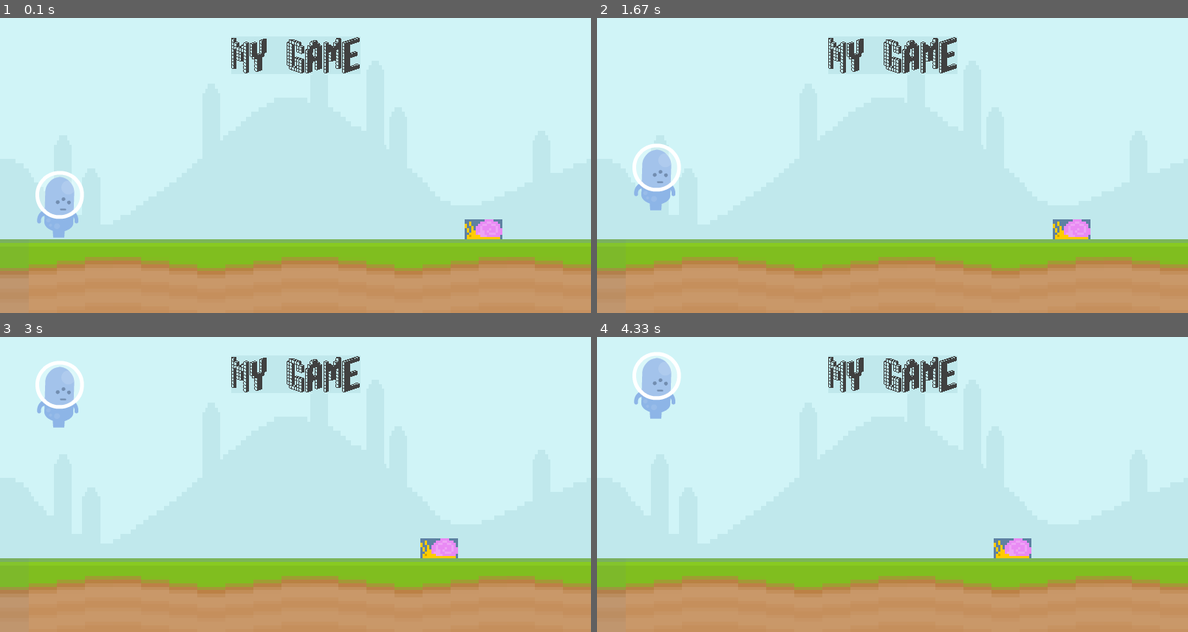
Above: before the commit, frames 1-4 (two rows, left to right).
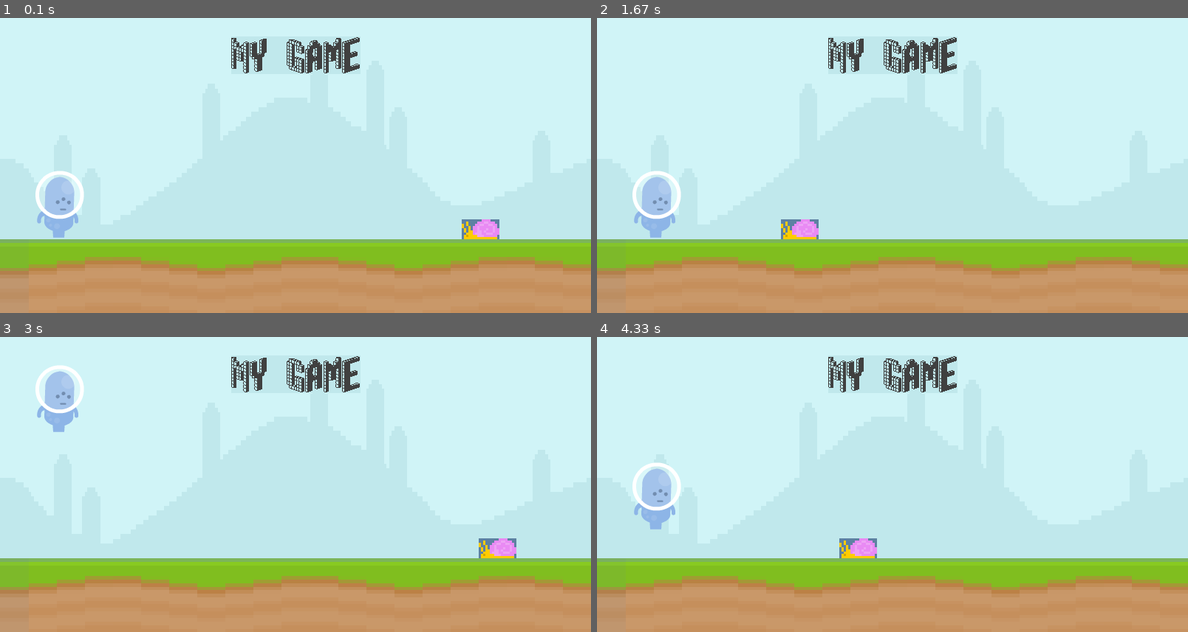
Above: after the commit, the same moments.

Repository: itsevanb/learning-pygame
Game: pygame game, started from first_game.py
Two runs of this game, one before a commit and one after it. Both use one fixed random seed, a clock stepped at 60 frames per second and the inputs below.
Inputs (mouse positions are in pixels of both pictures, inside the frame that each line leads up to):
- Up to frame 1 (0.1 s): no input
- Up to frame 2 (1.67 s): click (656, 203) at 0.38 s
- Up to frame 3 (3 s): tap Space at 1.67, 2.07, 2.37, 2.57 s
- Up to frame 4 (4.33 s): tap Space at 3.4, 3.7, 4.3 s

The runs differ from the first frame. In frame 1, 0.2% of the frame differs, in the area x 78-85%, y 68-75%; in frame 2, 2.3%; in frame 3, 1.5%; in frame 4, 3.1%, in the area x 6-74%, y 5-75%.

Commit message:
Update first_game.py
okay now a working game

Diff:
--- a/first_game.py
+++ b/first_game.py
@@ -48,34 +48,34 @@
                 game_active = True
                 snail_rect.left = 800
 
-        if game_active:
-            screen.blit(sky_surface,(0,0))                                           # Draw the surface on the screen
-            screen.blit(ground_surface,(0, screen_height - ground_height))         # Draw the surface on the screen
-            pygame.draw.rect(screen, '#c0e8ec', score_rect)                            # Draw the surface on the screen
-            pygame.draw.rect(screen, '#c0e8ec', score_rect, 10)
-            screen.blit(text_surface, score_rect)                                   # Draw the surface on the screen
-            snail_rect.x -= 4
-            if snail_rect.right <= 0:
-                snail_rect.left = screen_width
-            snail_y_pos = player_rect.bottom - scaled_height            # adjusts snail position to player position
-            screen.blit(snail_surface, snail_rect)                      # Draw the surface on the screen
+    if game_active:
+        screen.blit(sky_surface,(0,0))                                           # Draw the surface on the screen
+        screen.blit(ground_surface,(0, screen_height - ground_height))         # Draw the surface on the screen
+        pygame.draw.rect(screen, '#c0e8ec', score_rect)                            # Draw the surface on the screen
+        pygame.draw.rect(screen, '#c0e8ec', score_rect, 10)
+        screen.blit(text_surface, score_rect)                                   # Draw the surface on the screen
+        snail_rect.x -= 4
+        if snail_rect.right <= 0:
+            snail_rect.left = screen_width
+        snail_y_pos = player_rect.bottom - scaled_height            # adjusts snail position to player position
+        screen.blit(snail_surface, snail_rect)                      # Draw the surface on the screen
 
-            #PLAYER MOVEMENT
-            player_gravity += 1
-            player_rect.y += player_gravity
-            if player_rect.bottom >= screen_height - ground_height:
-                player_rect.bottom = screen_height - ground_height
-                player_gravity = 0
-            screen.blit(player_surface, player_rect)                    # Draw the surface on the screen
+        #PLAYER MOVEMENT
+        player_gravity += 1
+        player_rect.y += player_gravity
+        if player_rect.bottom >= screen_height - ground_height:
+            player_rect.bottom = screen_height - ground_height
+            player_gravity = 0
+        screen.blit(player_surface, player_rect)                    # Draw the surface on the screen
 
-            #collision detection
-            if snail_rect.colliderect(player_rect):
-                game_active = False
-        else:
-            screen.fill((94,129,162))
+        #collision detection
+        if snail_rect.colliderect(player_rect):
+            game_active = False
+    else:
+        screen.fill((94,129,162))
 
 
         # draw all elements
         # update everything
-        pygame.display.update() # Update the screen
-        clock.tick(60)  # Set the framerate to 60 fps
+    pygame.display.update() # Update the screen
+    clock.tick(60)  # Set the framerate to 60 fps
